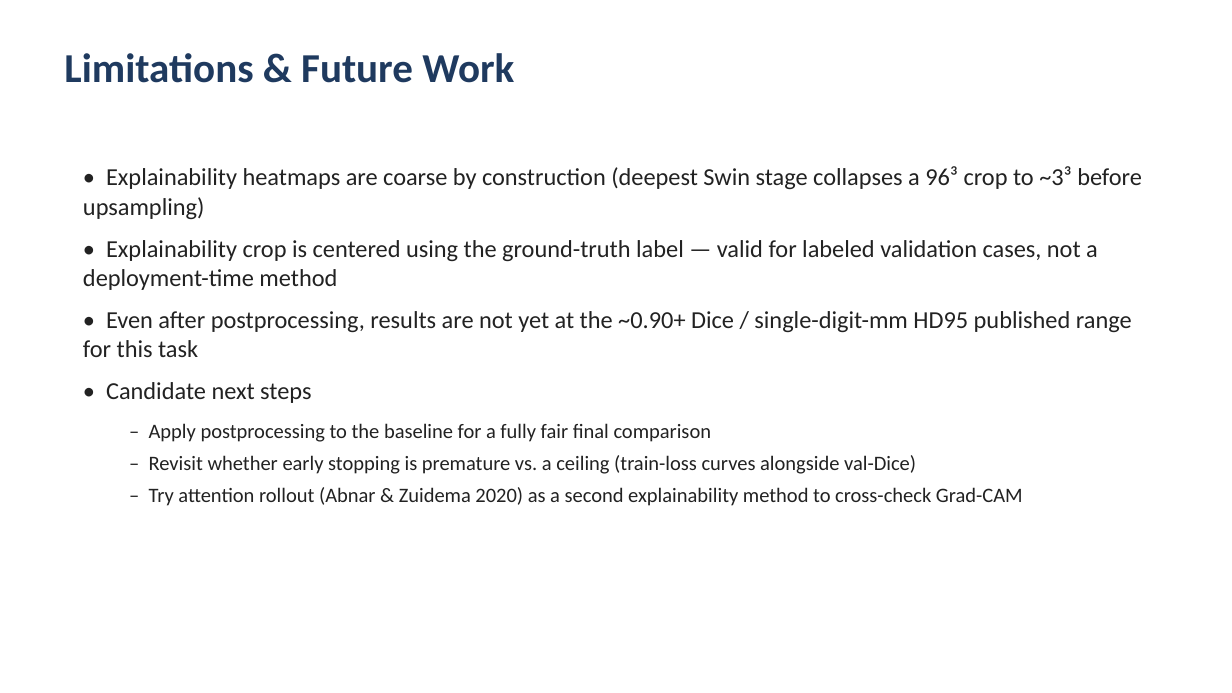
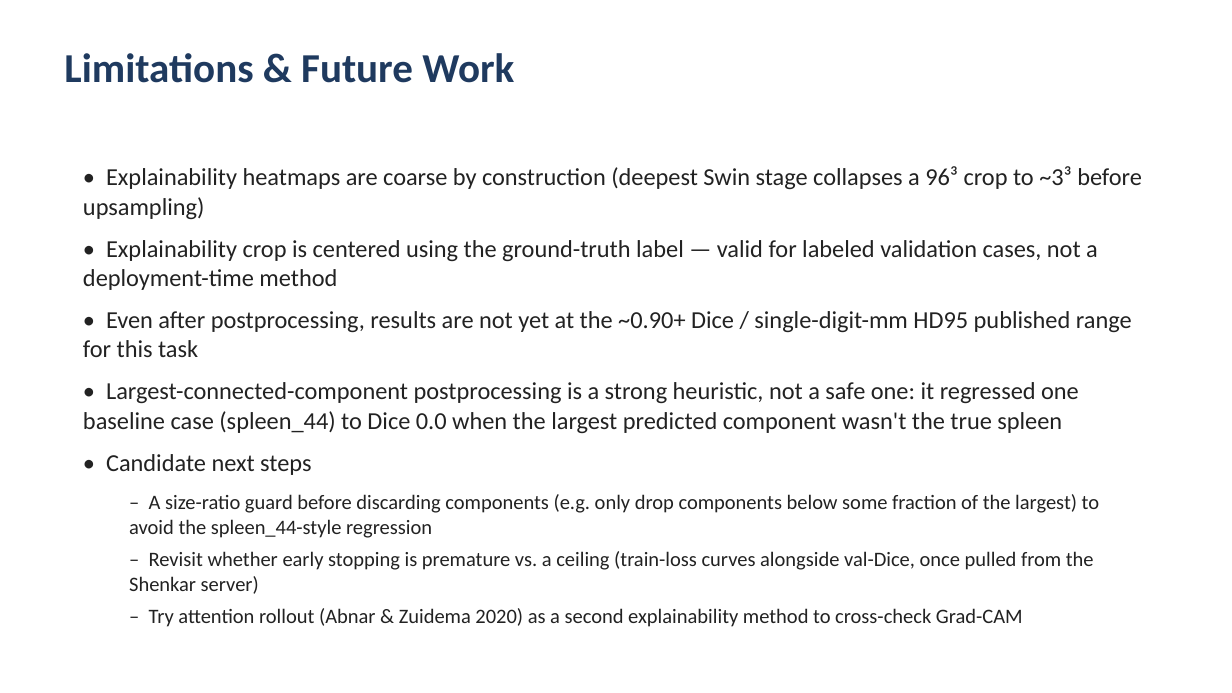
Before and after one commit to amiteliya1/Shenkar-AI-Final-Project, a slide deck: slide 16 of presentation/final_presentation.pptx. Drawn at 1232x693 pixels with LibreOffice and Linux fonts; fonts in the diff are those of the drawing. Boxes give left, top, right and bottom in pixels: in the first picture for what was removed or moved away, otherwise in the second. Text is boxed around its words. In the diff, an @@ line names an element or a change of style, - is before the commit and + after.

```diff
--- a/presentation/final_presentation.pptx
+++ b/presentation/final_presentation.pptx
@@ text at bbox=[83, 382, 1079, 433]: paragraph added @@
+• Largest-connected-component postprocessing is a strong heuristic, not a safe one: it regressed one baseline case (spleen_44) to Dice 0.0 when the largest predicted component wasn't the true spleen
@@ text at bbox=[129, 494, 1099, 594]: text changed @@
-  – Apply postprocessing to the baseline for a fully fair final comparison
-  – Revisit whether early stopping is premature vs. a ceiling (train-loss curves alongside val-Dice)
+  – A size-ratio guard before discarding components (e.g. only drop components below some fraction of the largest) to avoid the spleen_44-style regression
+  – Revisit whether early stopping is premature vs. a ceiling (train-loss curves alongside val-Dice, once pulled from the Shenkar server)
```
Also in this commit, not shown: 2 other slides changed, 1 slide added, 1 slide removed, 4 other files.
